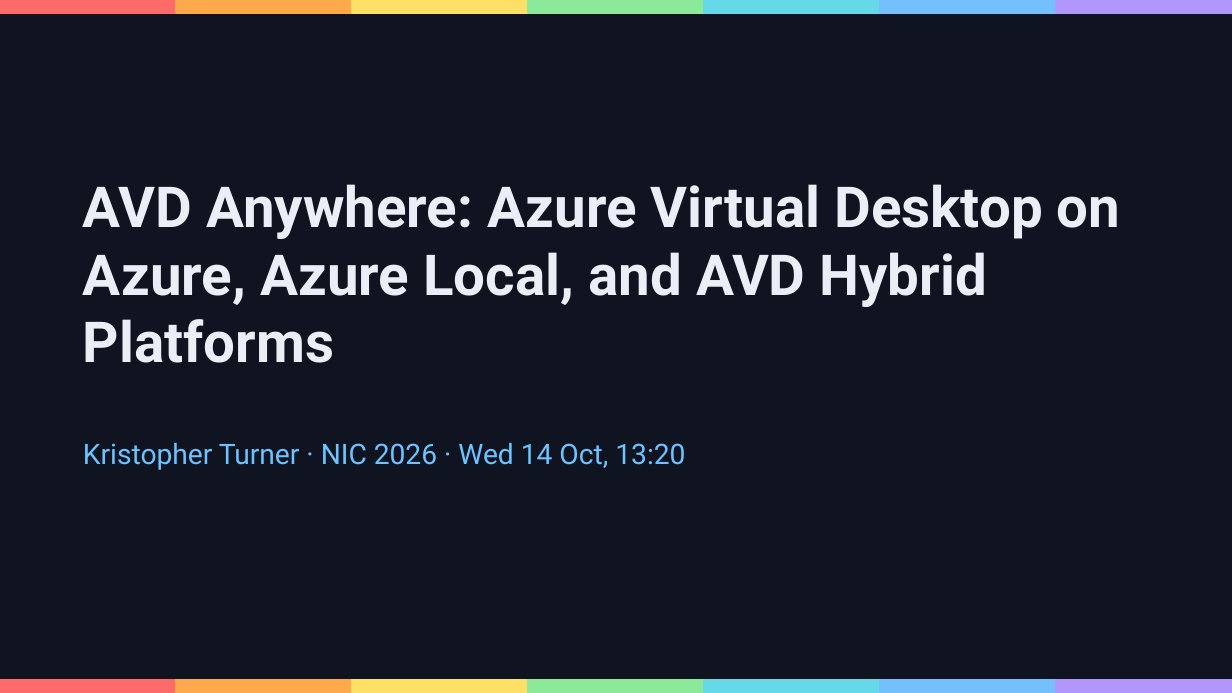
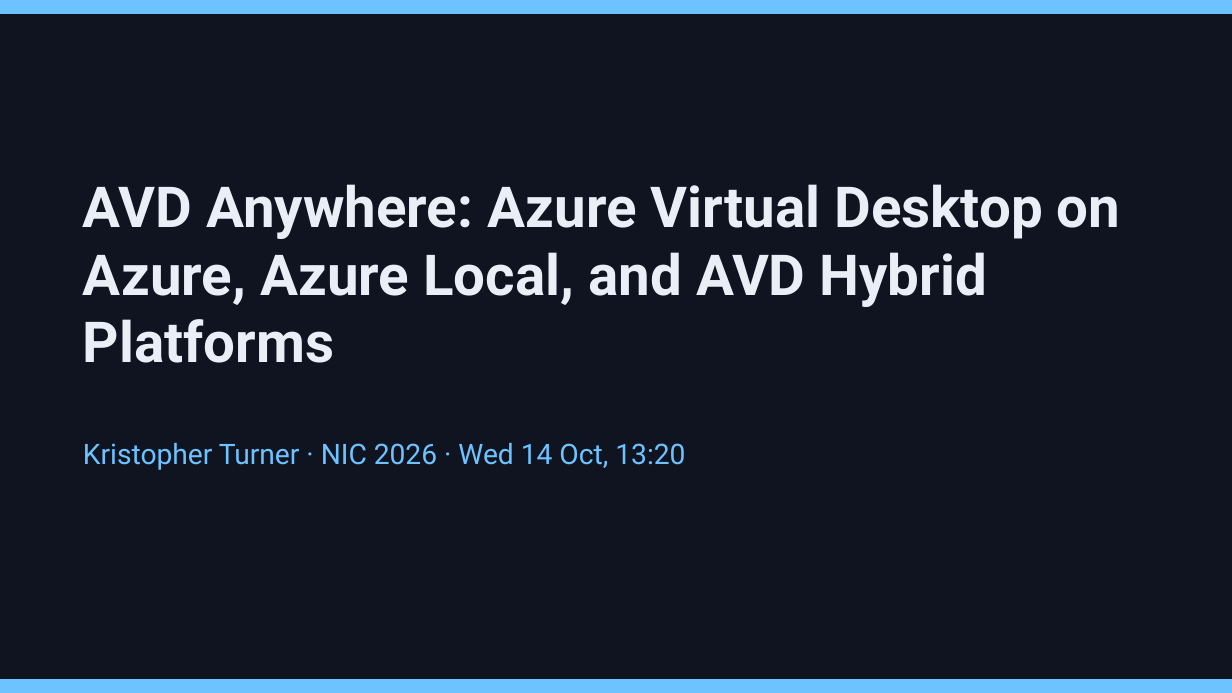
Before and after one commit to thisismydemo/nic2026_avd, a slide deck: slide 1 of presentation/AVD_Anywhere_NIC2026.pptx. Drawn at 1232x693 pixels with LibreOffice and Linux fonts; fonts in the diff are those of the drawing. Boxes give left, top, right and bottom in pixels: in the first picture for what was removed or moved away, otherwise in the second. Text is boxed around its words. In the diff, an @@ line names an element or a change of style, - is before the commit and + after.

```diff
--- a/presentation/AVD_Anywhere_NIC2026.pptx
+++ b/presentation/AVD_Anywhere_NIC2026.pptx
@@ rectangle removed at (x1=0, y1=0, x2=177, y2=13) @@
@@ rectangle added at (x1=0, y1=0, x2=1232, y2=13), fill #6CC3FF, outline #6CC3FF 1 pt @@
@@ rectangle removed at (x1=176, y1=0, x2=352, y2=13) @@
@@ rectangle removed at (x1=352, y1=0, x2=529, y2=13) @@
@@ rectangle removed at (x1=528, y1=0, x2=704, y2=13) @@
@@ rectangle removed at (x1=704, y1=0, x2=881, y2=13) @@
@@ rectangle removed at (x1=880, y1=0, x2=1056, y2=13) @@
@@ rectangle removed at (x1=1056, y1=0, x2=1232, y2=13) @@
@@ rectangle removed at (x1=0, y1=680, x2=177, y2=693) @@
@@ rectangle added at (x1=0, y1=680, x2=1232, y2=693), fill #6CC3FF, outline #6CC3FF 1 pt @@
@@ rectangle removed at (x1=176, y1=680, x2=352, y2=693) @@
@@ rectangle removed at (x1=352, y1=680, x2=529, y2=693) @@
@@ rectangle removed at (x1=528, y1=680, x2=704, y2=693) @@
@@ rectangle removed at (x1=704, y1=680, x2=881, y2=693) @@
@@ rectangle removed at (x1=880, y1=680, x2=1056, y2=693) @@
@@ rectangle removed at (x1=1056, y1=680, x2=1232, y2=693) @@
```
Also in this commit, not shown: 11 other slides changed, 1 slide added, 1 slide removed.
